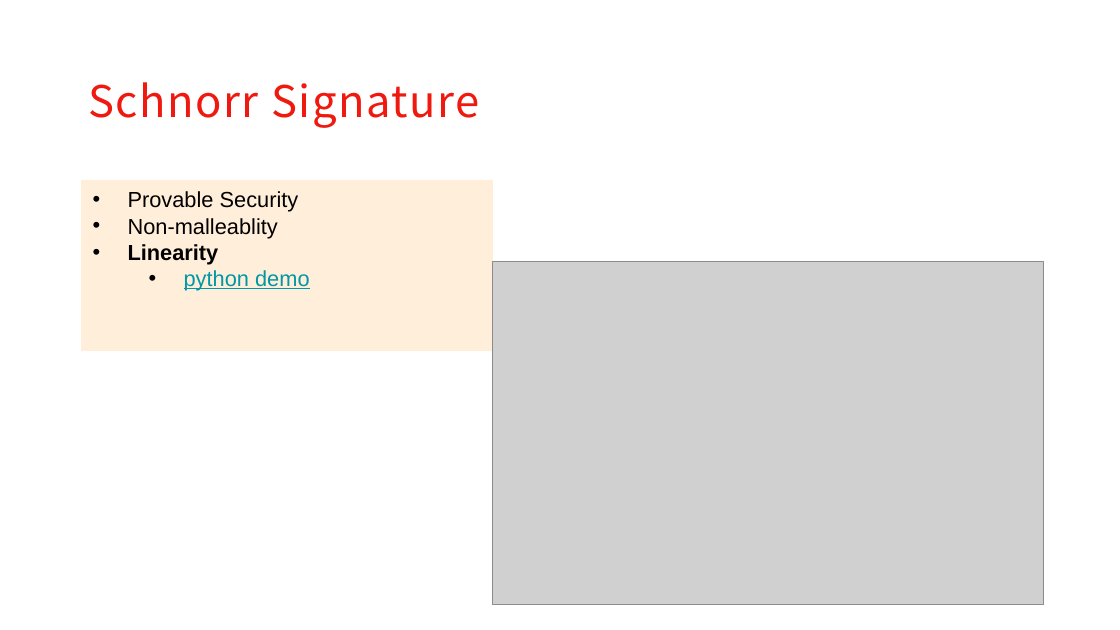
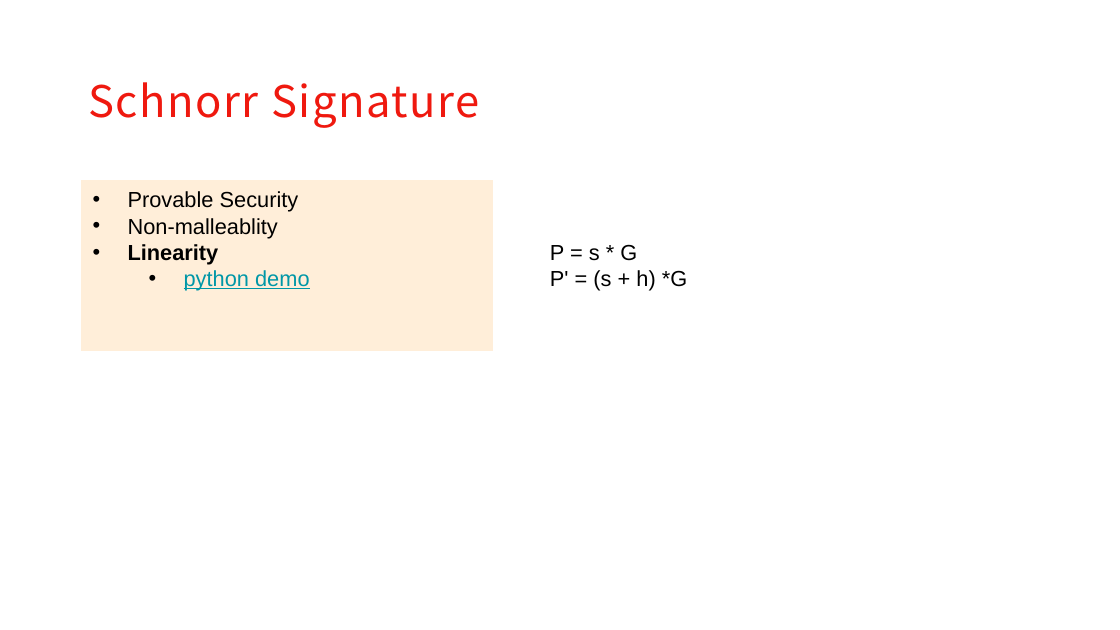
Before and after one commit to XuJiandong/docs-bank, a slide deck: slide 4 of presentation.pptx. Drawn at 1120x630 pixels with LibreOffice and Linux fonts; fonts in the diff are those of the drawing; grey boxes stand for pictures; background and template pictures are left out. Boxes give left, top, right and bottom in pixels: in the first picture for what was removed or moved away, otherwise in the second. Text is boxed around its words. In the diff, an @@ line names an element or a change of style, - is before the commit and + after.

```diff
--- a/presentation.pptx
+++ b/presentation.pptx
@@ picture removed at (x1=493, y1=261, x2=1043, y2=604) @@
@@ text added at (x1=550, y1=244, x2=687, y2=291), 14 pt, text #000000 @@
+P = s * G
+P' = (s + h) *G
```
Also in this commit, not shown: 7 other slides changed, 5 slides added.
